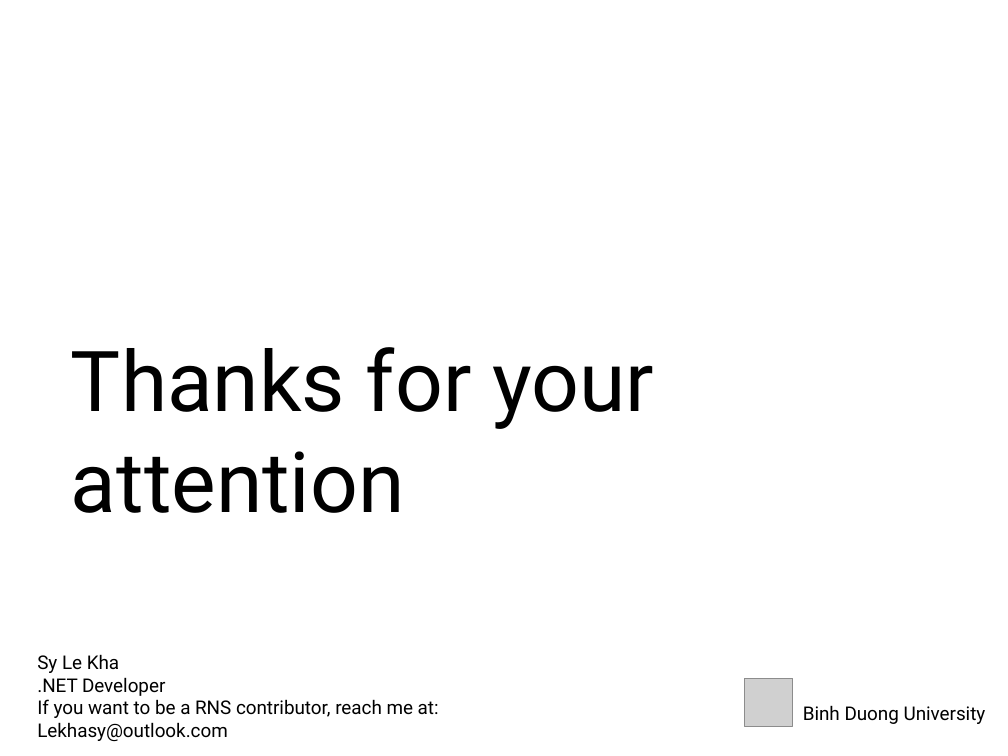
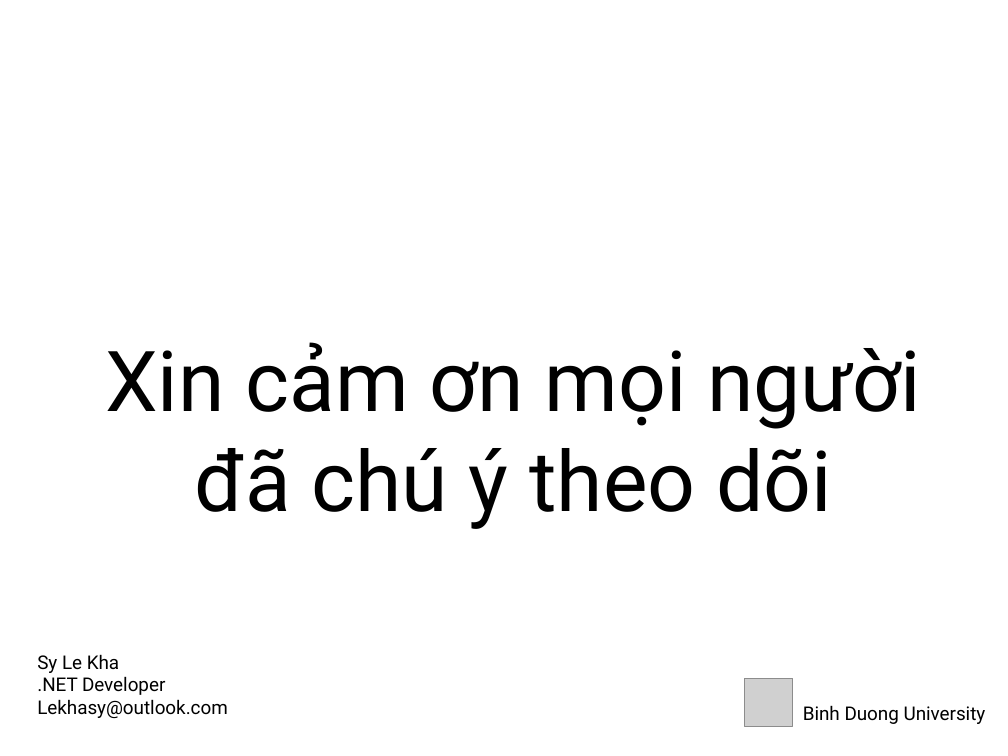
Before and after one commit to lekhasy/RawNotification, a slide deck: slide 14 of Working Individual/SyLK/Presentation.pptx. Drawn at 1008x756 pixels with LibreOffice and Linux fonts; fonts in the diff are those of the drawing; grey boxes stand for pictures. Boxes give left, top, right and bottom in pixels: in the first picture for what was removed or moved away, otherwise in the second. Text is boxed around its words. In the diff, an @@ line names an element or a change of style, - is before the commit and + after.

```diff
--- a/Working Individual/SyLK/Presentation.pptx
+++ b/Working Individual/SyLK/Presentation.pptx
@@ text at (105,342,921,529): text changed @@
-Thanks for your attention
+Xin cảm ơn mọi người đã chú ý theo dõi
@@ text at (37,699,228,718): text changed @@
-If you want to be a RNS contributor, reach me at: Lekhasy@outlook.com
+Lekhasy@outlook.com
```
Also in this commit, not shown: 5 other slides changed, 5 slides added, 5 slides removed, 3 other files.
